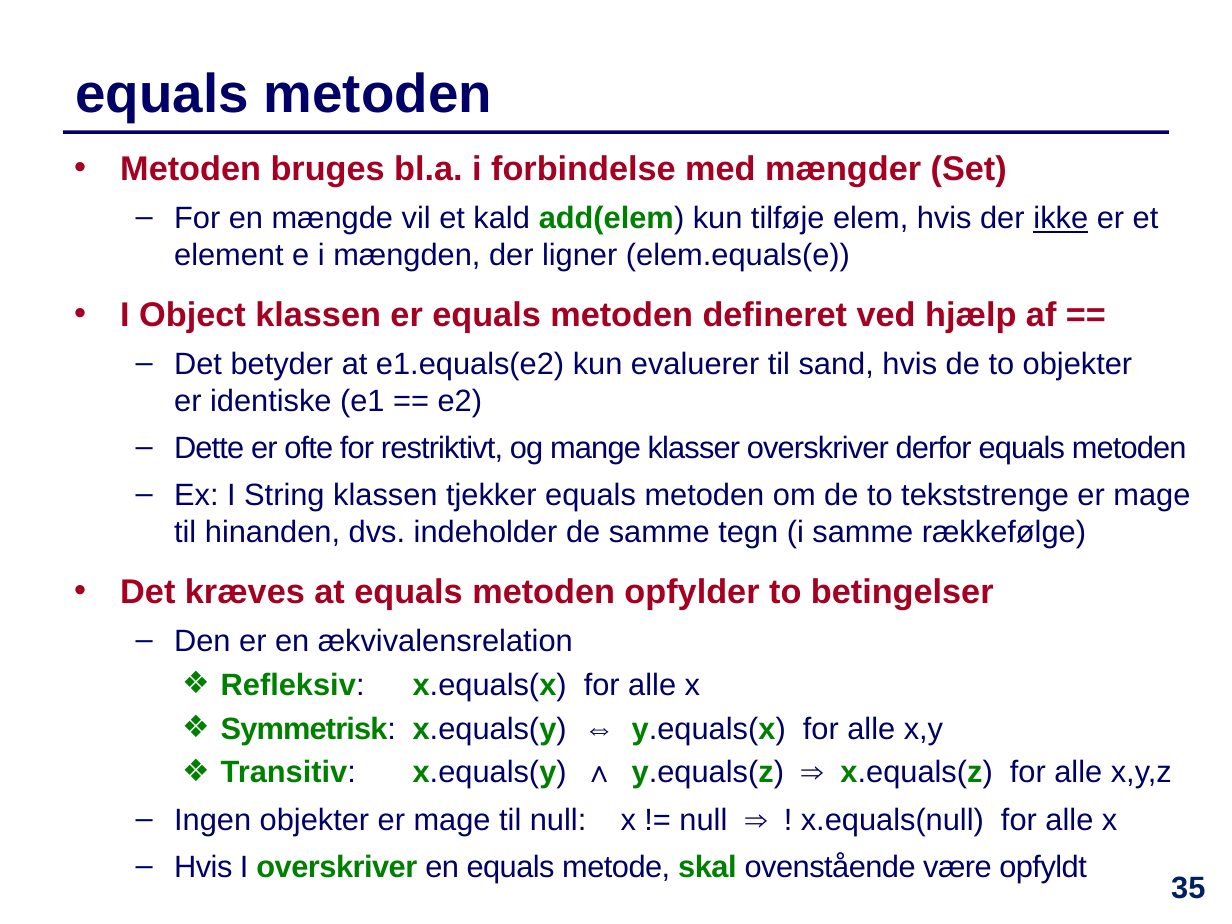
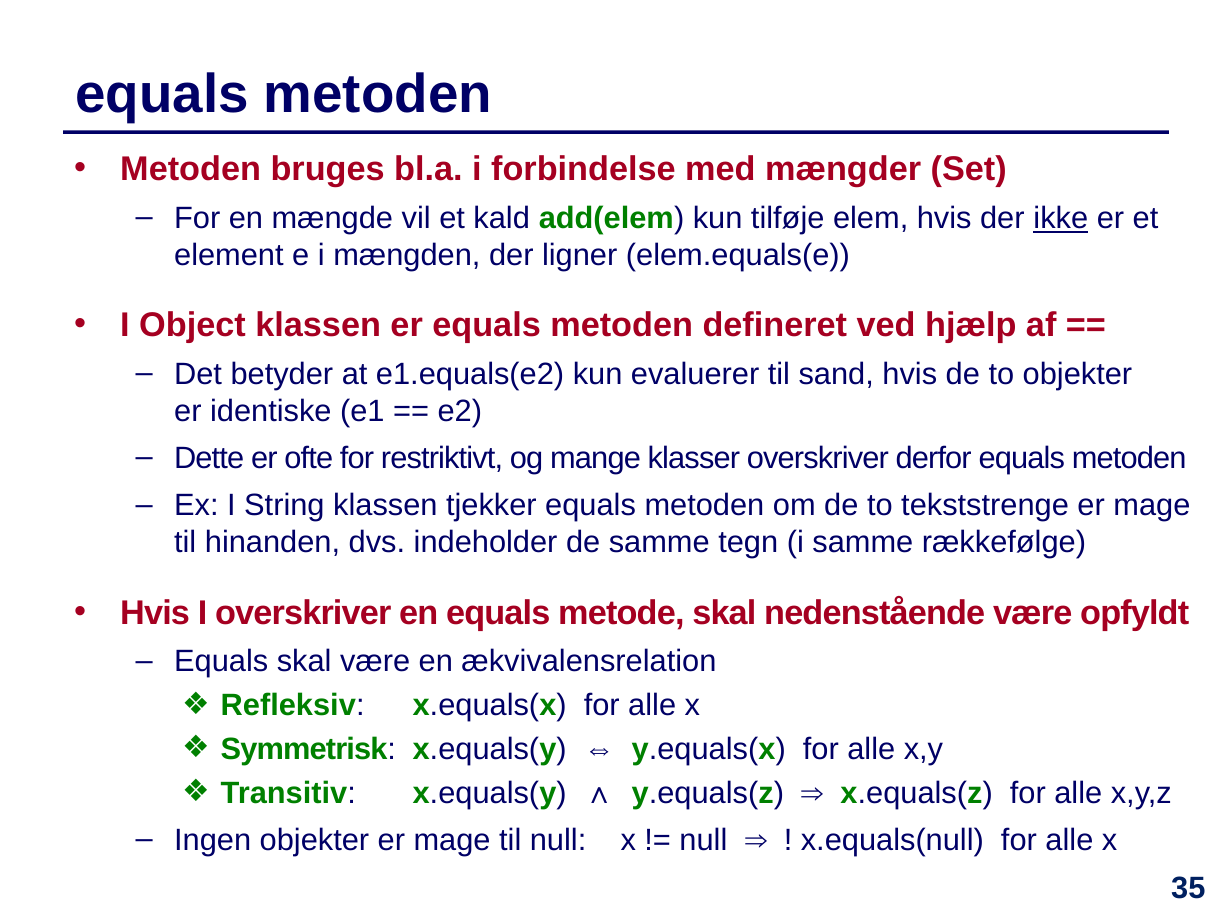
Before and after one commit to IntProgAU/Materiale, a slide deck: slide 35 of web/e23/uge_11/Slides-Uge11.pptx. Drawn at 1232x924 pixels with LibreOffice and Linux fonts; fonts in the diff are those of the drawing. Boxes give left, top, right and bottom in pixels: in the first picture for what was removed or moved away, otherwise in the second. Text is boxed around its words. In the diff, an @@ line names an element or a change of style, - is before the commit and + after.

```diff
--- a/web/e23/uge_11/Slides-Uge11.pptx
+++ b/web/e23/uge_11/Slides-Uge11.pptx
@@ text at [120,311,1056,343]: more space between paragraphs @@
@@ text at [120,596,1189,677]: text changed @@
-  • Det kræves at equals metoden opfylder to betingelser
-  – Den er en ækvivalensrelation
+  • Hvis I overskriver en equals metode, skal nedenstående være opfyldt
+  – Equals skal være en ækvivalensrelation
@@ text at [174,852,1087,882]: paragraph removed @@
-  – Hvis I overskriver en equals metode, skal ovenstående være opfyldt
```
Also in this commit, not shown: 12 other slides changed, 3 other files.
